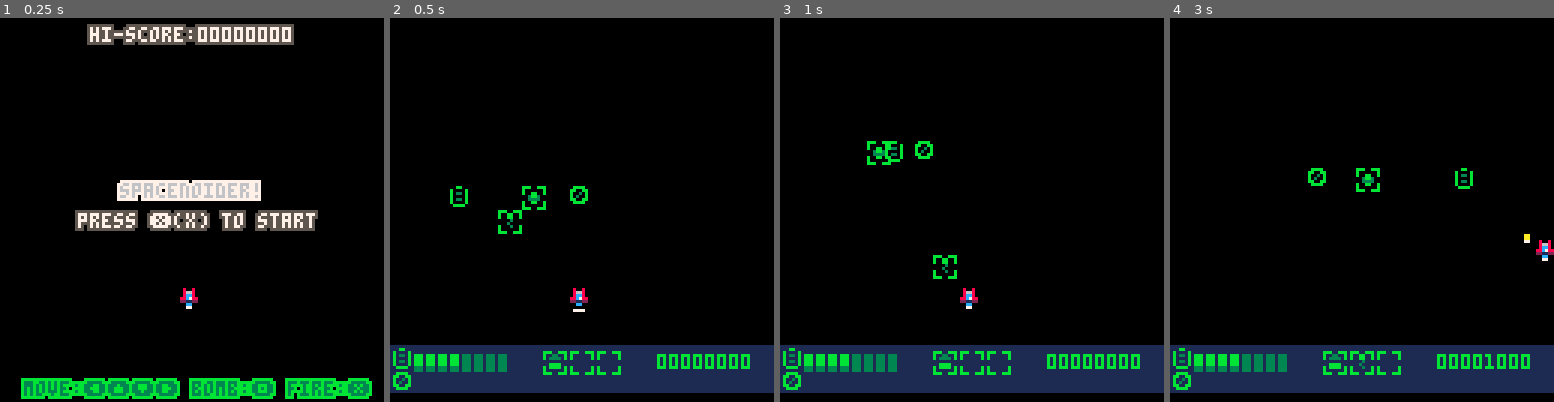
Above: before the commit, frames 1-4 (left to right).
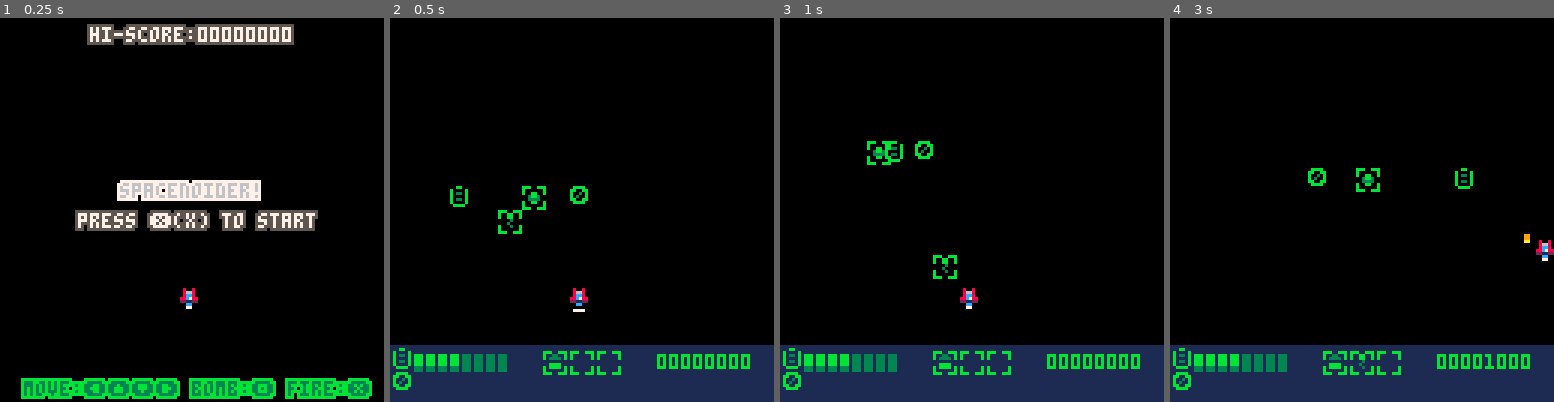
Above: after the commit, the same moments.

Repository: bagelbyheart/spacenoider
Game: PICO-8 cartridge minspace2.p8
The game is run twice, just before and just after one commit, with the same random seed, the same clock (stepped at 60 frames per second) and the same inputs.
Inputs:
- Up to frame 1 (0.25 s): no input
- Up to frame 2 (0.5 s): tap X (X key) at 0.33 s
- Up to frame 3 (1 s): tap O (Z key) at 0.7 s
- Up to frame 4 (3 s): tap X (X key) at 1.07, 1.85, 2.97 s; hold Right 1.6-2.1 s; tap O (Z key) every 0.4 s from 1.7 to 2.9 s; hold Up 2.15-2.42 s; hold Right from 2.47 s (still down)

Frame 1 is identical in both runs. In frame 2, 2.3% of the frame differs, in the area x 0-100%, y 97-100%; in frame 3, 2.3%; in frame 4, 2.4%, in the area x 0-100%, y 56-100%.

Commit message:
Updated goals

Diff:
--- a/minspace2.p8
+++ b/minspace2.p8
@@ -1,15 +1,15 @@
 pico-8 cartridge // http://www.pico-8.com
-version 30
+version 32
 __lua__
 --minspace
 --by bagelbyheart
 
 -- > tools
---function check(tbl)
--- for k,v in pairs(tbl) do
---  print(k.." "..type(v))
--- end
---end
+function check(tbl)
+ for k,v in pairs(tbl) do
+  print(k.." "..type(v))
+ end
+end
 
 function _pprint(str,xoff,yoff,
                  col1,col2)
@@ -199,6 +199,10 @@
  enemytypes()
  entities=entities or {}
  pmake(60,90)
+ tl={x=0,y=0}
+ br={x=127,y=127}
+ htl={x=0,y=br.y-18}
+ hbr={x=tl.x+128,y=br.y}
 -- grab the player entity
 -- faction 1 == player
  for e in all(entities) do
@@ -334,6 +338,14 @@
 -- screens from player.
   local b=256
   for e in all(entities) do
+   if e.l==5 then
+    if e.x<tl.x-4 or
+       e.y<tl.y-8 or
+       e.x>br.x+4 or
+       e.y>br.y then
+     del(entities,e)
+    end
+   end
    if e.n!="targ" then
     if e.n=="laser" or
        e.n=="missile" then
@@ -362,19 +374,19 @@
 
 function hud()
 -- top left and bottom right
- local tl={x=0,y=127-18}
- local br={x=tl.x+128,y=tl.y+15}
+-- local tl={x=0,y=127-18}
+-- local br={x=tl.x+128,y=tl.y+15}
 -- backing block
- rectfill(tl.x,tl.y,br.x,br.y,1)
+ rectfill(htl.x,htl.y,hbr.x,hbr.y,1)
 -- score display
- print(score.co,tl.x+89,tl.y+3,
+ print(score.co,htl.x+89,htl.y+3,
        11)
 -- weapons display.
 -- starts 51,2px offset from tl.
  for i=0,2 do
   spr(58,
-      tl.x+(i*9)+51,
-      tl.y+2)
+      htl.x+(i*9)+51,
+      htl.y+2)
  end
 -- weapon icons.
 -- for each weapon in fire tbl
@@ -382,11 +394,11 @@
 -- 51,2px offset from tl.
  for i=1,#p.guns do
   spr(p.guns[i].i[1],
-      tl.x+((i-1)*9)+51,
-      tl.y+2)
+      htl.x+((i-1)*9)+51,
+      htl.y+2)
  end
 -- health icon
- spr(57,tl.x+1,tl.y+1)
+ spr(57,htl.x+1,htl.y+1)
  local ct=1
 -- for each in possible health
 -- counting by twos.
@@ -401,13 +413,13 @@
    i=55
   end
 -- placed 4px from tl + ct*4.
-  spr(i,tl.x+4+ct*4,
-      tl.y+3)
+  spr(i,htl.x+4+ct*4,
+      htl.y+3)
 -- increment ct.
   ct+=1
   end
 -- bomb icon.
- spr(51,tl.x+1,tl.y+9)
+ spr(51,htl.x+1,htl.y+9)
 -- do the same thing for mbomb
 -- but without the 2 count.
 -- local ct=1
Not shown, changed: README.md
